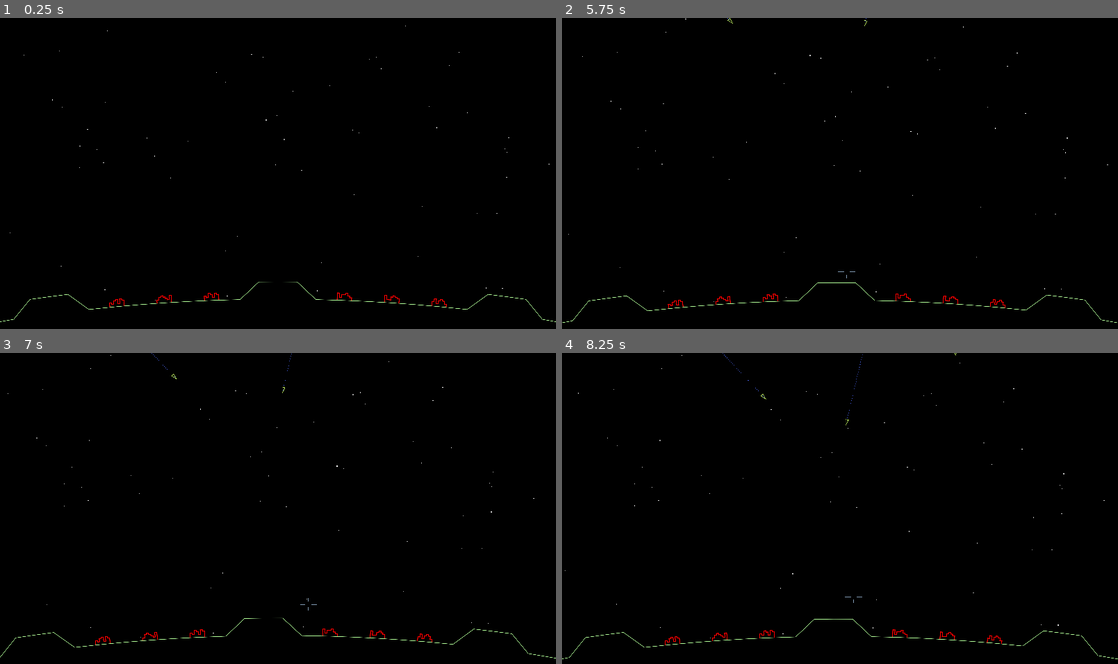
Above: before the commit, frames 1-4 (two rows, left to right).
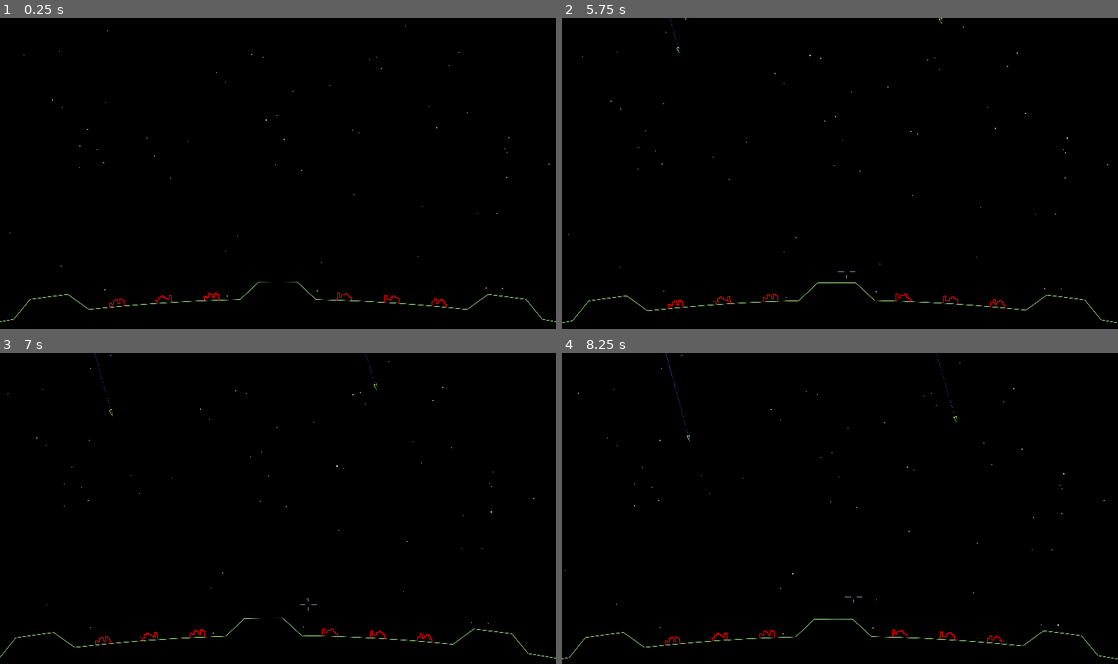
Above: after the commit, the same moments.

Repository: tartley/missile-commander
Game: Godot game, scene res://main.tscn
The game is run twice, just before and just after one commit, with the same random seed, the same clock (stepped at 60 frames per second) and the same inputs.
Inputs (mouse positions are in pixels of both pictures, inside the frame that each line leads up to):
- Up to frame 1 (0.25 s): no input
- Up to frame 2 (5.75 s): tap Enter at 0.5, 2, 3.5 s; move the mouse to (867, 173) at 0.52 s; tap Space at 1.25, 2.75, 4.25 s; move the mouse to (812, 176) at 1.27 s; move the mouse to (851, 167) at 2.02 s; move the mouse to (834, 179) at 2.77 s; move the mouse to (878, 176) at 3.52 s; move the mouse to (795, 170) at 4.27 s; move the mouse to (845, 173) at 5.02 s
- Up to frame 3 (7 s): move the mouse to (255, 502) at 5.77 s; move the mouse to (305, 508) at 6.52 s
- Up to frame 4 (8.25 s): move the mouse to (812, 511) at 7.27 s; move the mouse to (851, 502) at 8.02 s

The runs differ from the first frame. In frame 1, less than 0.1% of the frame differs, in the area x 19-81%, y 90-94%; in frame 2, less than 0.1%; in frame 3, less than 0.1%; in frame 4, less than 0.1%, in the area x 18-71%, y 0-94%.

Commit message:
Missile hits destroy cities

Diff:
--- a/city.gd
+++ b/city.gd
@@ -26,9 +26,6 @@
     retval.append(Vector2(+SIZE/2.0, 0))
     return retval
 
-func _ready() -> void:
-    self.rotation = position.angle() - PI / 2
-
 func _draw():
     var verts:Array[Vector2]
     var color:Color
--- a/ground.gd
+++ b/ground.gd
@@ -52,10 +52,12 @@
     [PI / 2 + 88 * seg_ang, 0],
 ]
 
-var verts : PackedVector2Array
-var cities : Array[Vector2] = []
-var bases : Array[Vector2] = []
-var gaps : Array[Vector2] = []
+const City:PackedScene = preload("res://city.tscn")
+
+var verts:PackedVector2Array
+var cities:Array[Node2D] = []
+var bases:Array[Vector2] = []
+var gaps:Array[Vector2] = []
 
 func get_annotated_vert_array(annotated_polars:Array) -> Array:
     '''Convert array of annotated polar co-ords to an array of annotated cartesian co-ords'''
@@ -86,11 +88,22 @@
         collision.shape = shape
         add_child(collision)
 
+func create_cities(positions:Array[Vector2]) -> Array[Node2D]:
+    var retval:Array[Node2D] = []
+    var city:Node2D
+    for city_pos in positions:
+        city = City.instantiate()
+        city.position = city_pos
+        city.rotation = city_pos.angle() - PI / 2
+        add_child(city)
+        retval.append(city)
+    return retval
+
 func _ready() -> void:
-    var annotated_vert_array := get_annotated_vert_array(annotated_polar_array)
-    var annotated_verts := Geometry.AnnotatedVerts.new(annotated_vert_array)
+    # Define our geometry
+    var annotated_verts := Geometry.AnnotatedVerts.new(get_annotated_vert_array(annotated_polar_array))
     verts = annotated_verts.verts
-    cities = annotated_verts.get_vertices("city")
+    self.cities = create_cities(annotated_verts.get_vertices("city"))
     bases = annotated_verts.get_vertices("base")
     gaps = annotated_verts.get_vertices("gap")
     set_up_collisions(annotated_verts)
@@ -98,3 +111,9 @@
 func _draw() -> void:
     draw_polygon(verts, [Color.BLACK])
     draw_polyline(verts, Color(.7, 1, .6), 2.0, true)
+
+func on_missile_strike(strike_position:Vector2):
+    for city in cities:
+        if strike_position.distance_squared_to(city.position) < 1000:
+            city.destroyed = true
+            city.queue_redraw()
--- a/main.gd
+++ b/main.gd
@@ -1,22 +1,22 @@
 class_name Main extends Node
 
 var Missile:PackedScene = preload("res://missile.tscn")
-var City:PackedScene = preload("res://city.tscn")
+
+func positions(nodes:Array) -> Array[Vector2]:
+    var retval:Array[Vector2] = []
+    for node:Node2D in nodes:
+        retval.append(node.position)
+    return retval
 
 func launch_missile():
     var missile = Missile.instantiate()
     var start := Vector2(randf_range(-2000, +2000), randf_range(14500, 30000))
-    var targets:Array[Vector2] = $World/Ground.gaps + $World/Ground.cities
+    var targets:Array[Vector2] = positions($World/Ground.cities) + $World/Ground.gaps
     var destination:Vector2 = targets.pick_random()
     var speed := randf_range(50, 300)
     missile.launch(start, destination, speed)
     $World.add_child(missile)
-
-func create_cities():
-    for city_pos in $World/Ground.cities:
-        var city = City.instantiate()
-        city.position = city_pos
-        $World.add_child(city)
+    missile.missile_strike.connect($World/Ground.on_missile_strike)
 
 func begin_level():
     for _i in range(50):
@@ -25,5 +25,4 @@
 func _ready() -> void:
     $World/Camera.mouse = $World/Mouse
     $World/Camera.ground = $World/Ground
-    create_cities()
     begin_level()
--- a/missile.gd
+++ b/missile.gd
@@ -11,6 +11,8 @@
 ]
 
 var velocity: Vector2
+
+signal missile_strike(position:Vector2)
 
 func set_up_collisions():
     var collision = CollisionShape2D.new()
@@ -35,16 +37,18 @@
 func _draw():
     draw_polyline(verts, Color(.8, 7, .4), 2.0, true)
 
-func on_area_entered(area:Area2D):
+func on_area_entered(ground:Area2D):
     # A Missile has collided with the Ground.
     # Reparent our trail onto the ground
     var trail = $Trail
-    trail.reparent(area)
+    trail.reparent(ground)
     trail.emitting = false
     # Add a Pop, parented to the World.
     var world := get_parent()
     var pop = Pop.instantiate()
     pop.position = self.position
     world.add_child(pop)
-    # Destroy ourselves.
+    # Let Ground destroy any Cities that are too close
+    missile_strike.emit(self.position)
+    # And this missile is done
     queue_free()
